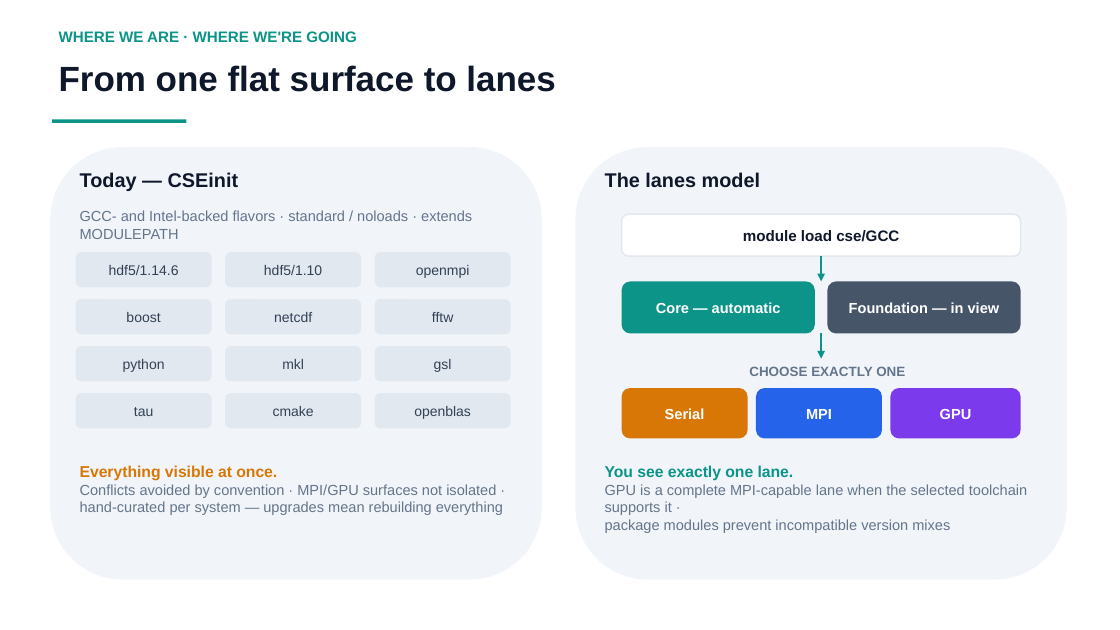
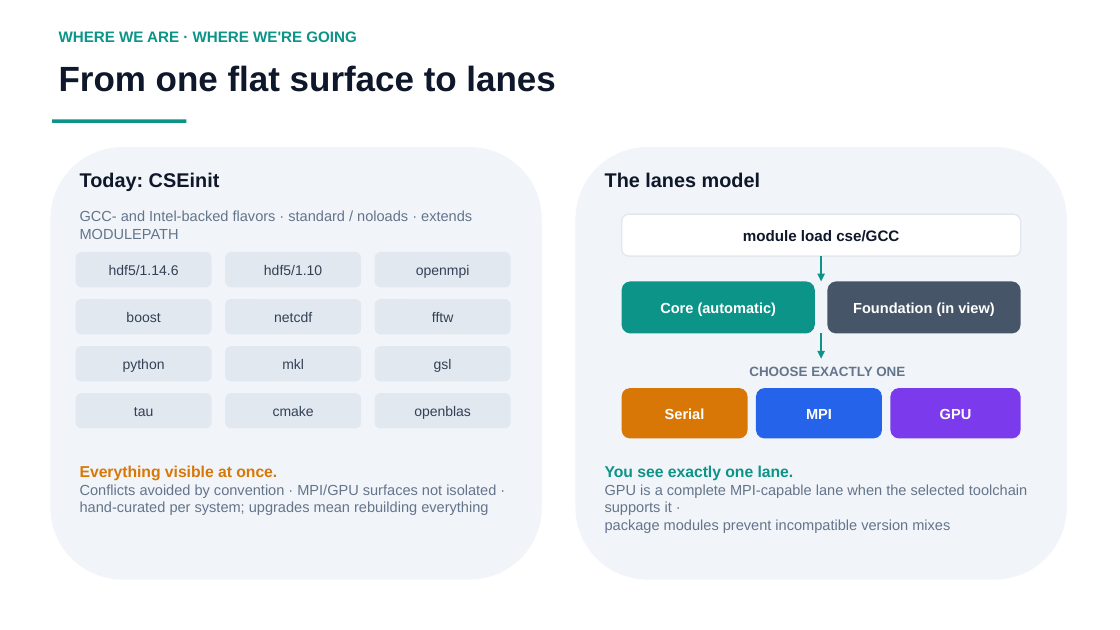
Before and after one commit to ray12514/stack-planning, a slide deck: slide 2 of presentations/cse_lanes_model.pptx. Drawn at 1120x630 pixels with LibreOffice and Linux fonts; fonts in the diff are those of the drawing. Boxes give left, top, right and bottom in pixels: in the first picture for what was removed or moved away, otherwise in the second. Text is boxed around its words. In the diff, an @@ line names an element or a change of style, - is before the commit and + after.

```diff
--- a/presentations/cse_lanes_model.pptx
+++ b/presentations/cse_lanes_model.pptx
@@ text at [80,172,220,191]: text changed @@
-Today — CSEinit
+Today: CSEinit
@@ text in rounded rectangle at [660,302,776,316]: text changed @@
-Core — automatic
+Core (automatic)
@@ text in rounded rectangle at [853,302,994,316]: text changed @@
-Foundation — in view
+Foundation (in view)
@@ text at [80,501,488,515]: text changed @@
-hand-curated per system — upgrades mean rebuilding everything
+hand-curated per system; upgrades mean rebuilding everything
```
Also in this commit, not shown: 10 other slides changed, 1 other file.
